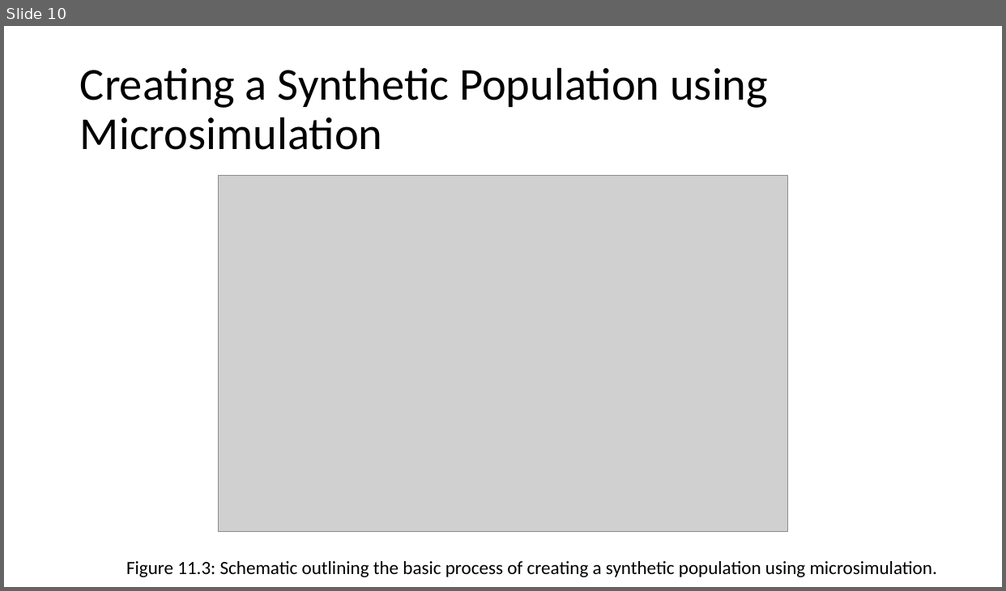
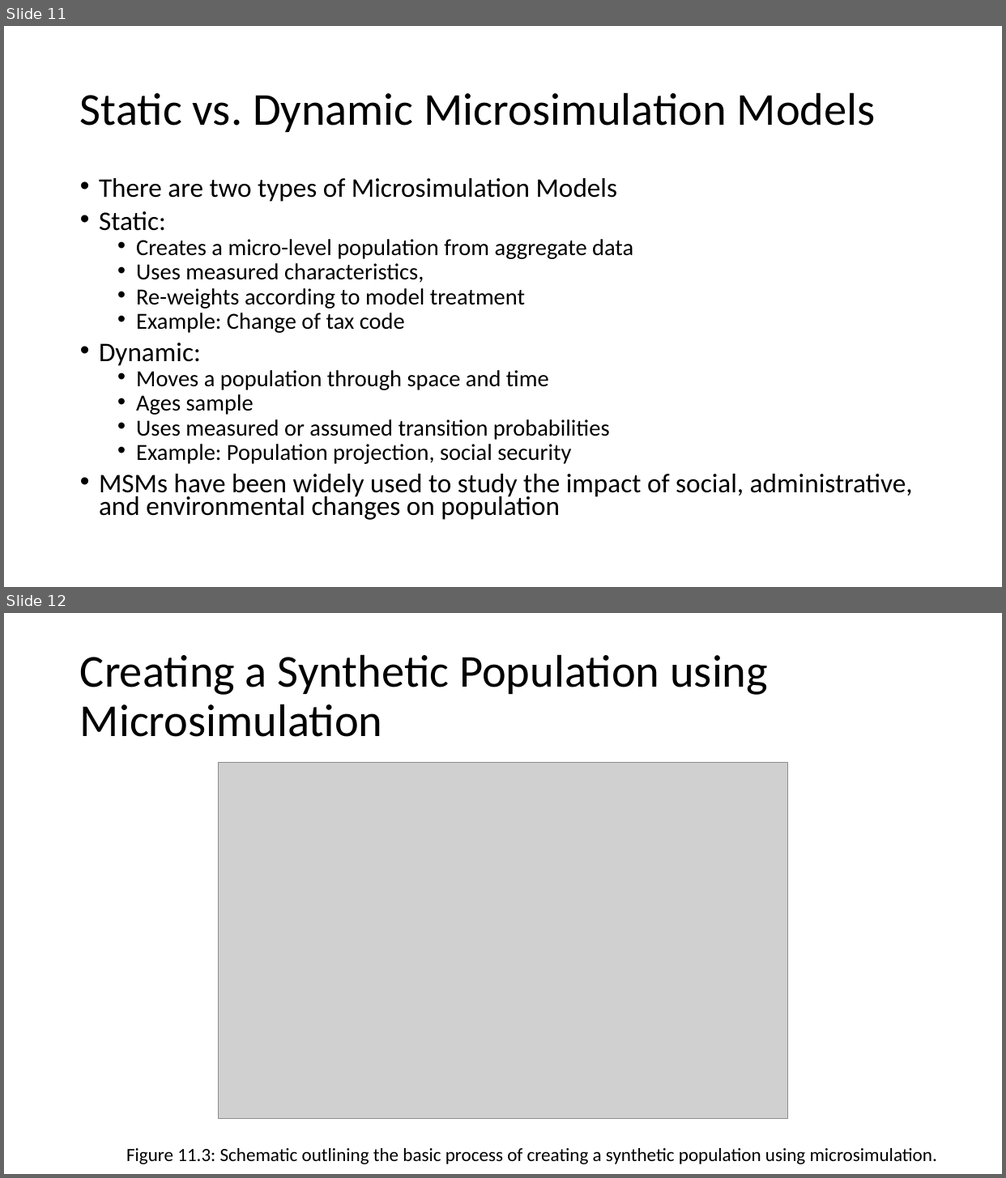
Before and after one commit to abmgis/abmgis, a slide deck: Chapter11-AlternativeModellingApproaches/Chapter11.pptx. Shown one above the other, each under a label of ours: slide 10 before the commit, slides 11 and 12 after it. The pictures are 1006x591 and 1006x1178 pixels, drawn with LibreOffice and Linux fonts; fonts in the diff are those of the drawing; grey boxes stand for pictures. Boxes give left, top, right and bottom in pixels: in the first picture for what was removed or moved away, otherwise in the second. Text is boxed around its words. In the diff, an @@ line names an element or a change of style, - is before the commit and + after.

```diff
--- a/Chapter11-AlternativeModellingApproaches/Chapter11.pptx
+++ b/Chapter11-AlternativeModellingApproaches/Chapter11.pptx
@@ slide 11 added at (x1=4, y1=26, x2=1002, y2=587), background #FFFFFF @@
@@ title added at (x1=80, y1=92, x2=876, y2=132), 44 pt, text #000000 @@
+Static vs. Dynamic Microsimulation Models
@@ text added at (x1=99, y1=178, x2=913, y2=520), 22.2 pt, text #000000 @@
+• There are two types of Microsimulation Models
+• Static:
+  • Creates a micro-level population from aggregate data
+  • Uses measured characteristics,
+  • Re-weights according to model treatment
+  • Example: Change of tax code
+• Dynamic:
+  • Moves a population through space and time
+  • Ages sample
+  • Uses measured or assumed transition probabilities
+  • Example: Population projection, social security
+• MSMs have been widely used to study the impact of social, administrative, and environmental changes on population
@@ what was slide 10 is now slide 12 @@
```
Also in this commit, not shown: 11 slides changed, 4 other slides added, 2 slides removed.
